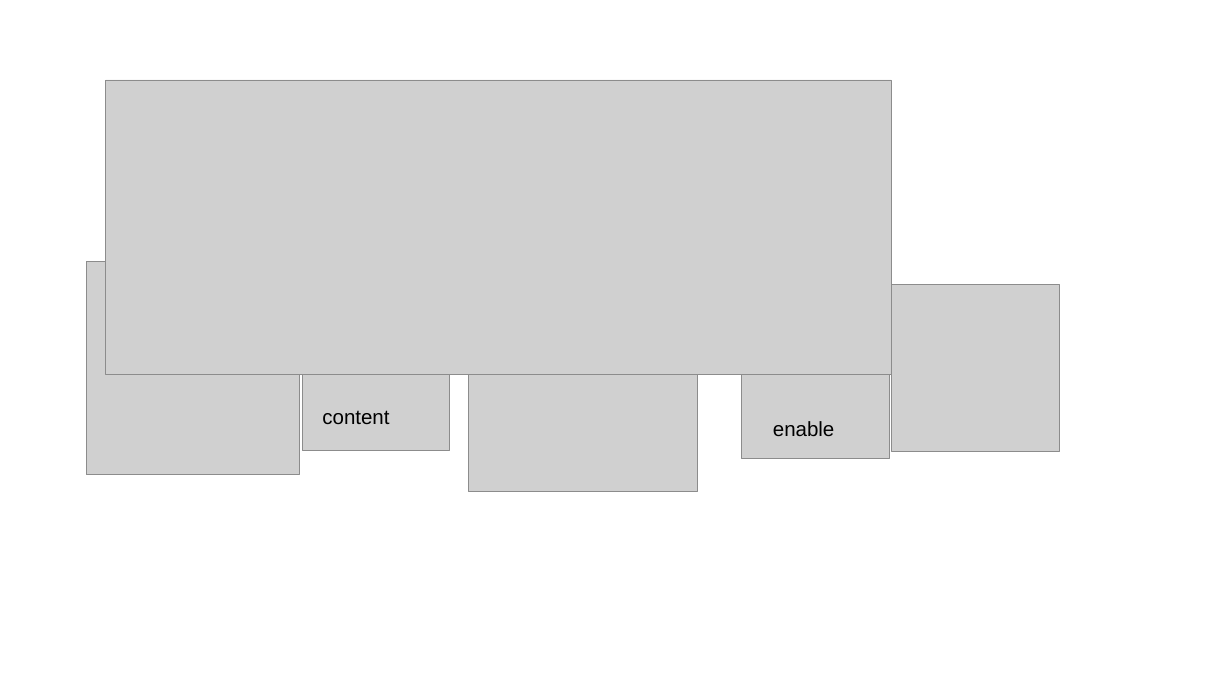
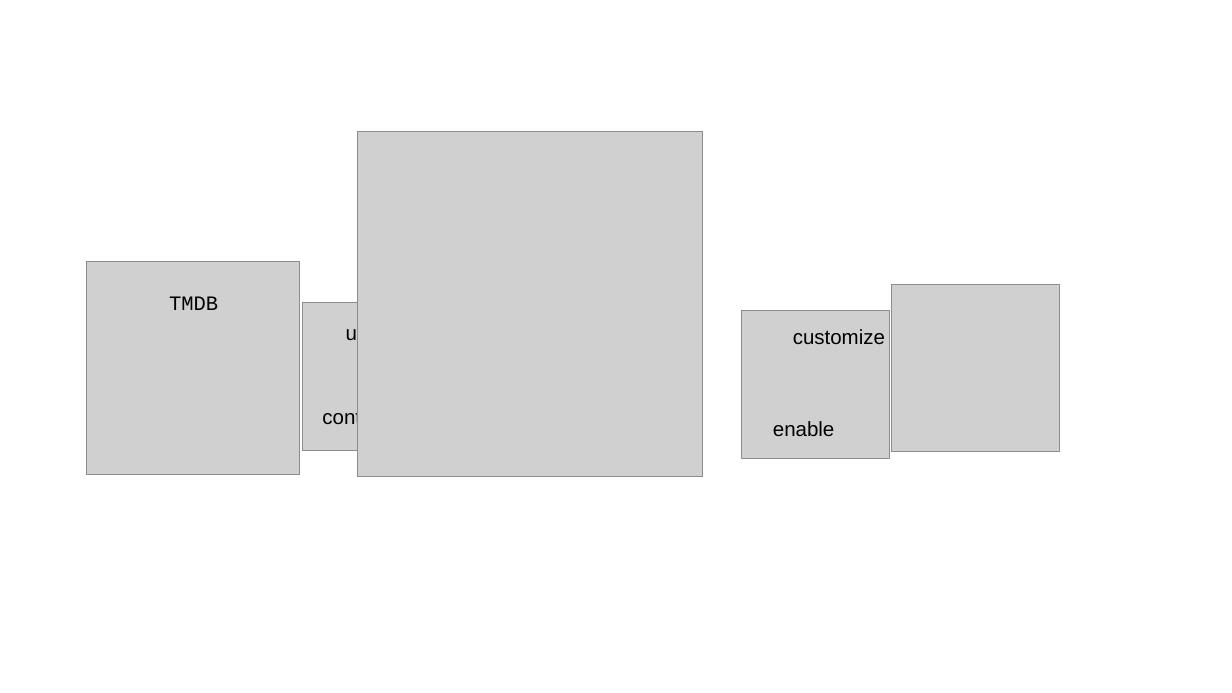
Before and after one commit to YvesBraendli/BIMDB_PM4, a slide deck: slide 3 of docs/assets/img/BIMDB_Banner.pptx. Drawn at 1232x693 pixels with LibreOffice and Linux fonts; fonts in the diff are those of the drawing; grey boxes stand for pictures. Boxes give left, top, right and bottom in pixels: in the first picture for what was removed or moved away, otherwise in the second. Text is boxed around its words. In the diff, an @@ line names an element or a change of style, - is before the commit and + after.

```diff
--- a/docs/assets/img/BIMDB_Banner.pptx
+++ b/docs/assets/img/BIMDB_Banner.pptx
@@ picture removed at (x1=106, y1=80, x2=892, y2=375) @@
@@ picture added at (x1=358, y1=131, x2=703, y2=477) @@
@@ picture removed at (x1=469, y1=262, x2=699, y2=492) @@
@@ text added at (x1=169, y1=296, x2=218, y2=310), 16 pt, text #000000 @@
+TMDB
@@ text added at (x1=346, y1=324, x2=409, y2=345), 16 pt, text #000000 @@
+update
@@ text added at (x1=793, y1=329, x2=885, y2=344), 16 pt, text #000000 @@
+customize
```
Also in this commit, not shown: 2 other slides changed, 30 other files.
